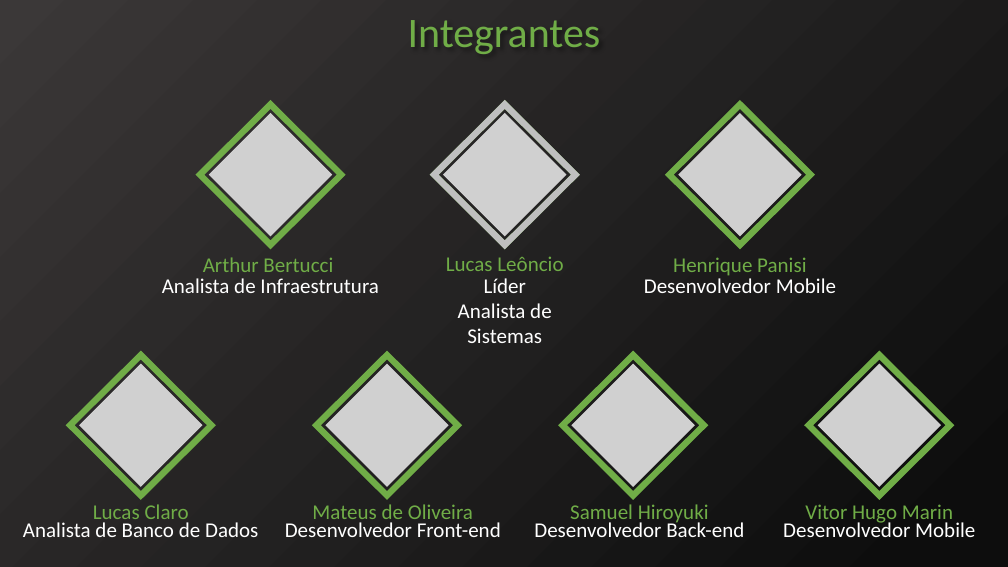
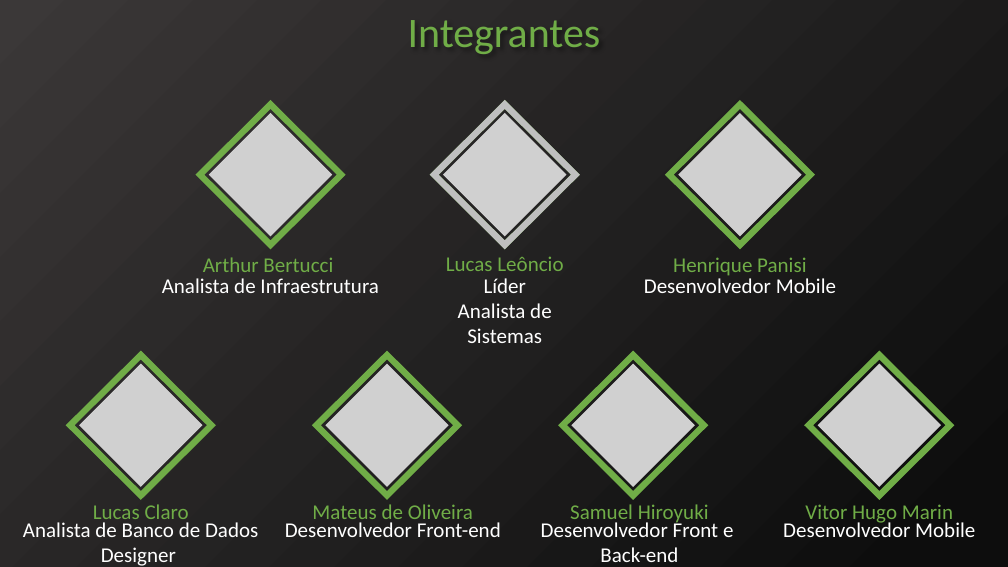
Before and after one commit to SamuelHiroyuki/Scrolls, a slide deck: slide 4 of Documentação/pptx/Apresentação.pptx. Drawn at 1008x567 pixels with LibreOffice and Linux fonts; fonts in the diff are those of the drawing; grey boxes stand for pictures. Boxes give left, top, right and bottom in pixels: in the first picture for what was removed or moved away, otherwise in the second. Text is boxed around its words. In the diff, an @@ line names an element or a change of style, - is before the commit and + after.

```diff
--- a/Documentação/pptx/Apresentação.pptx
+++ b/Documentação/pptx/Apresentação.pptx
@@ text at box(541, 520, 733, 562): text changed @@
-Desenvolvedor Back-end
+Desenvolvedor Front e
+Back-end
@@ text at box(101, 547, 176, 566): paragraph added @@
+Designer
```
Also in this commit, not shown: 1 other slide changed, 4 other files.
